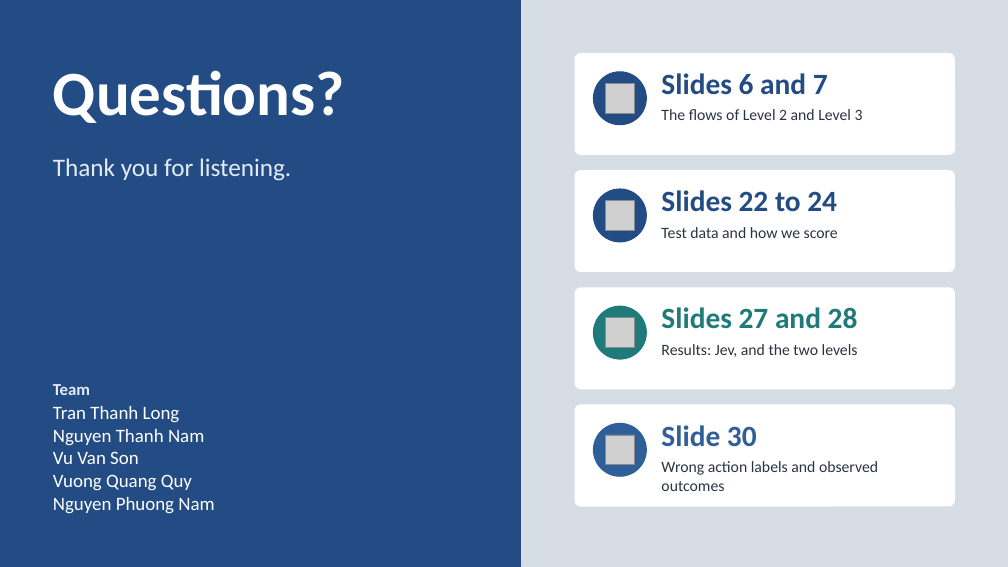
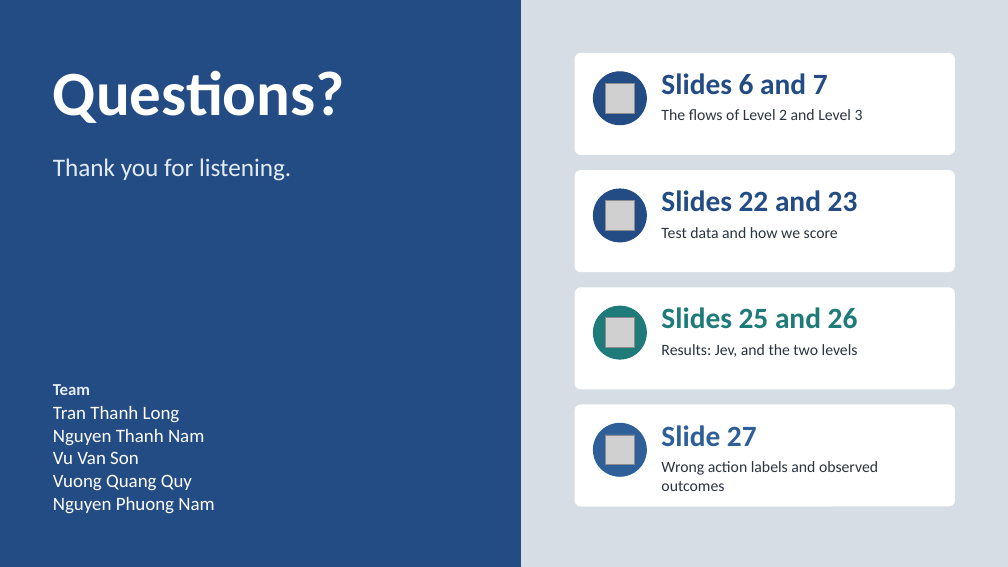
Before and after one commit to neilonthesky/english-presentation, a slide deck: slide 30 of slides/deck.pptx (slide 32 before the commit). Drawn at 1008x567 pixels with LibreOffice and Linux fonts; fonts in the diff are those of the drawing; grey boxes stand for pictures. Boxes give left, top, right and bottom in pixels: in the first picture for what was removed or moved away, otherwise in the second. Text is boxed around its words. In the diff, an @@ line names an element or a change of style, - is before the commit and + after.

```diff
--- a/slides/deck.pptx
+++ b/slides/deck.pptx
@@ text at [661,190,858,212]: text changed @@
-Slides 22 to 24
+Slides 22 and 23
@@ text at [661,307,858,329]: text changed @@
-Slides 27 and 28
+Slides 25 and 26
@@ text at [661,425,757,447]: text changed @@
-Slide 30
+Slide 27
```
Also in this commit, not shown: 4 other slides changed, 2 slides removed, 11 other files.
